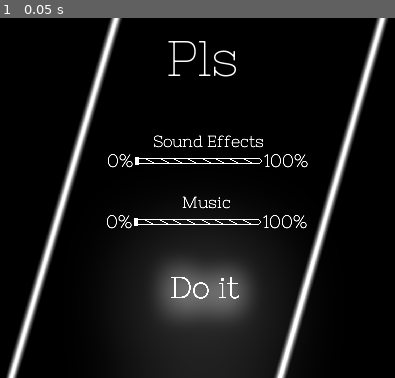
Above: before the commit, frame 1.
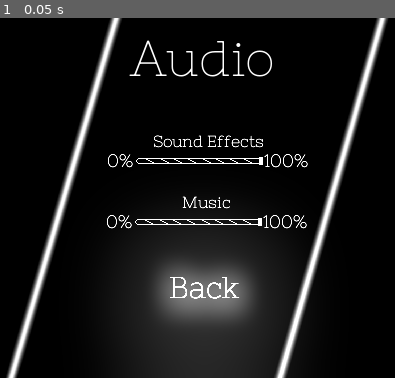
Above: after the commit, the same moment.

Repository: epimetheusgames/EyeSore
Game: Godot game, scene res://AudioMenu.tscn
Two runs of this game, one before a commit and one after it. Both use one fixed random seed, a clock stepped at 60 frames per second and the inputs below. This scene is started directly instead of the project's main scene.
Inputs:
- Up to frame 1 (0.05 s): no input

The runs differ from the first frame. In frame 1, 1.4% of the frame differs, in the area x 32-69%, y 6-79%.

Commit message:
Changed a bunch of stuff mainly audio sliders do something now

Diff:
--- a/OGPC_Project_Native_Directory/AudioMenu.gd
+++ b/OGPC_Project_Native_Directory/AudioMenu.gd
@@ -20,4 +20,11 @@
 		if selected == 0: # soon to be 4
 			get_parent().Open_Options_Menu(self)
 
+	set_bus_volume(1, $Slider2.get_value()/100)
+	set_bus_volume(2, $Slider.get_value()/100)
+
 	prev_selected = selected
+
+func set_bus_volume(bus_index, value):
+	AudioServer.set_bus_volume_db(bus_index, linear2db(value))
+	AudioServer.set_bus_mute(bus_index, value < 0.01)
--- a/OGPC_Project_Native_Directory/AudioMenu.tscn
+++ b/OGPC_Project_Native_Directory/AudioMenu.tscn
@@ -43,7 +43,7 @@
 margin_right = 405.0
 margin_bottom = 69.0
 custom_fonts/font = SubResource( 2 )
-text = "Pls"
+text = "Audio"
 align = 1
 
 [node name="Label2" type="Label" parent="."]
@@ -53,7 +53,7 @@
 margin_right = 377.0
 margin_bottom = 294.0
 custom_fonts/font = SubResource( 3 )
-text = "Do it"
+text = "Back"
 align = 1
 
 [node name="Label3" type="Label" parent="."]
--- a/OGPC_Project_Native_Directory/MainMenu.tscn
+++ b/OGPC_Project_Native_Directory/MainMenu.tscn
@@ -19,13 +19,20 @@
 [node name="BackgroundMusic" type="AudioStreamPlayer" parent="."]
 stream = ExtResource( 1 )
 mix_target = 1
+bus = "Music"
 
 [node name="ClickAudio" type="AudioStreamPlayer" parent="."]
 stream = ExtResource( 3 )
 volume_db = 2.622
+bus = "SFX"
 
 [node name="Grass_Area_Music_Player" parent="." instance=ExtResource( 5 )]
+volume_db = -24.0
+autoplay = false
+bus = "Music"
 
 [node name="OWIE_Player" parent="." instance=ExtResource( 4 )]
+bus = "SFX"
 
 [node name="Shooting_SFX_Player" parent="." instance=ExtResource( 6 )]
+bus = "SFX"
--- a/OGPC_Project_Native_Directory/MainMenuHandler.gd
+++ b/OGPC_Project_Native_Directory/MainMenuHandler.gd
@@ -41,5 +41,14 @@
 		$BackgroundMusic.queue_free()
 		$ClickAudio.queue_free()
 
+func Play_Grass_Area_Music():
+	$Grass_Area_Music_Player.play()
+
+func Play_OWIE_Player():
+	$OWIE_Player.play()
+
+func Play_Shooting_SFX_Player():
+	$Shooting_SFX_Player.play()
+
 func Play_Click_SFX():
 	$ClickAudio.play()
--- a/OGPC_Project_Native_Directory/MenuOptions.gd
+++ b/OGPC_Project_Native_Directory/MenuOptions.gd
@@ -39,6 +39,7 @@
 			var level_path = $Load_Functionality.levels[data[0]]
 			var level = load(level_path).instance()
 			level.set_player_spawnpoint_and_position(data[1], data[2], data[3])
+			get_parent().Play_Grass_Area_Music()
 			$Load_Functionality.set_keybinds(data[4]) # Change this when making save-unspecific keybinds
 			get_parent().Open_Other(self, level, true)
 		if selected == 2:
--- a/OGPC_Project_Native_Directory/Player.gd
+++ b/OGPC_Project_Native_Directory/Player.gd
@@ -113,7 +113,7 @@
 	# if the player is below a certain y level, aka below the map, reset the scene (this is a way to kill the player, there are better ways but they take more time)
 	if position.y > 10000:
 		# TODO: Reset enemy positions
-		get_node("res://Death_SFX_Player.tscn").play()
+		get_parent().get_parent().get_parent().Play_OWIE_Player()
 		position = respawn_position
 		player_health -= 3
 
--- a/OGPC_Project_Native_Directory/Slider.tscn
+++ b/OGPC_Project_Native_Directory/Slider.tscn
@@ -31,6 +31,7 @@
 custom_styles/slider = SubResource( 1 )
 custom_styles/grabber_area_highlight = SubResource( 2 )
 custom_styles/grabber_area = SubResource( 3 )
+value = 100.0
 allow_greater = true
 allow_lesser = true
 
--- /dev/null
+++ b/OGPC_Project_Native_Directory/default_bus_layout.tres
@@ -0,0 +1,15 @@
+[gd_resource type="AudioBusLayout" format=2]
+
+[resource]
+bus/1/name = "Music"
+bus/1/solo = false
+bus/1/mute = false
+bus/1/bypass_fx = false
+bus/1/volume_db = 0.0
+bus/1/send = "Master"
+bus/2/name = "SFX"
+bus/2/solo = false
+bus/2/mute = false
+bus/2/bypass_fx = false
+bus/2/volume_db = 0.0
+bus/2/send = "Master"
Not shown, changed: OGPC_Project_Native_Directory/export_presets.cfg
